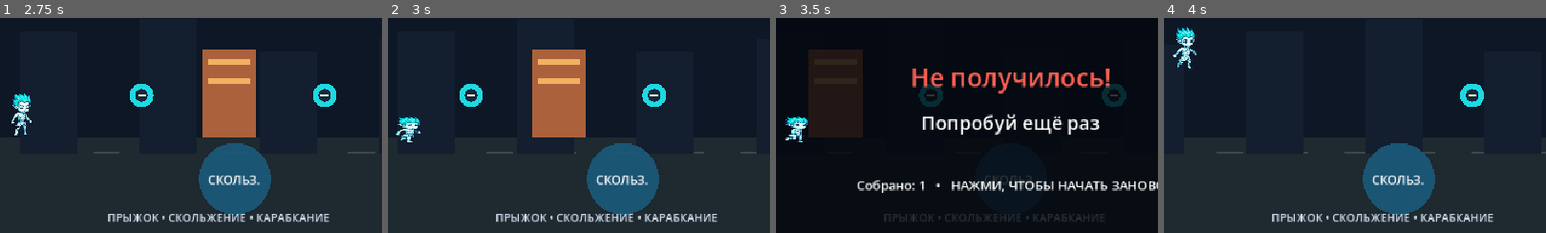
Above: before the commit, frames 1-4 (left to right).
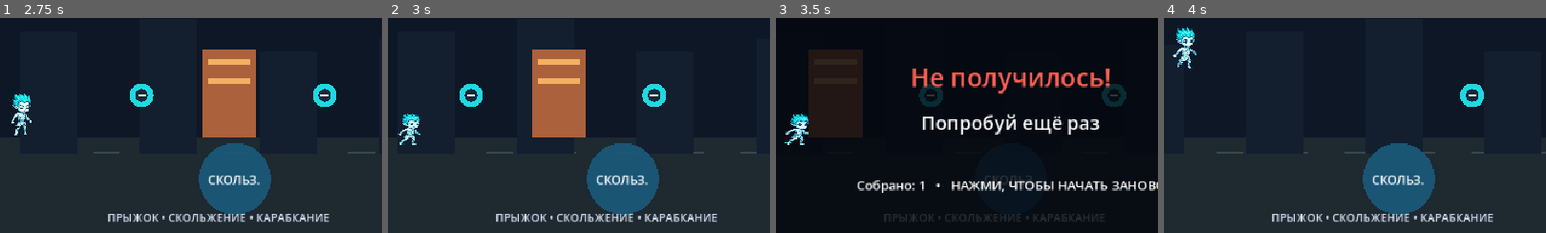
Above: after the commit, the same moments.

Repository: starden-opsv/Parkour
Game: Godot game, scene res://main.tscn
Same seed, same stepped clock (60 frames per second), same inputs: the game is played once before the commit and once after it.
Inputs (mouse positions are % of the whole screen's width and height, from its top left):
- Up to frame 1 (2.75 s): click "Начать" at 0.5 s; tap Enter at 1.25, 2.1 s; move the mouse to (45, 70) at 1.27 s; hold Up from 1.28 s (still down); tap R at 1.35 s; click (45, 70) at 1.42 s; tap Space at 1.52, 2.27 s; move the mouse to (80, 65) at 2.02 s
- Up to frame 2 (3 s): move the mouse to (20, 35) at 2.77 s; release Up at 2.78 s; hold Down from 2.78 s (still down); tap C at 2.85 s
- Up to frame 3 (3.5 s): keep holding Down
- Up to frame 4 (4 s): keep holding Down; move the mouse to (55, 50) at 3.52 s; tap E at 3.6 s; click (55, 50) at 3.67 s; tap Space at 3.77 s
The pictures show only the part of the screen within x 19-69%, y 50-100%; the shares and areas given below are measured in that part.

Frame 1 is identical in both runs. In frame 2, 0.5% of the frame differs, in the area x 2-9%, y 44-60%; in frame 3, 0.5%; in frame 4, nothing differs.

Commit message:
Improve climb traversal and crouching slide animation

Diff:
--- a/level_1.gd
+++ b/level_1.gd
@@ -5,7 +5,7 @@
 const GRAVITY := 1150.0
 const JUMP_SPEED := -520.0
 const SLIDE_DURATION := 0.78
-const CLIMB_DURATION := 0.68
+const CLIMB_DURATION := 0.82
 const CLIMB_RANGE := 105.0
 const LEVEL_LENGTH := 3300.0
 const PLAYER_X_RATIO := 0.22
@@ -97,7 +97,7 @@
 
 	if climb_timer > 0.0:
 		climb_timer = maxf(0.0, climb_timer - delta)
-		world_x += RUN_SPEED * delta
+		world_x += RUN_SPEED * 1.6 * delta
 		var climb_progress := 1.0 - climb_timer / CLIMB_DURATION
 		player_vy = 0.0
 		player_y = _ground_y() - PLAYER_HEIGHT - sin(climb_progress * PI) * 135.0
@@ -353,11 +353,11 @@
 		return
 	var player_rect := _player_rect()
 	player_sprite.position = Vector2(player_rect.position.x + player_rect.size.x * 0.5, player_rect.end.y - (12.0 if slide_timer > 0.0 else 31.0))
-	player_sprite.scale = Vector2(0.58, 0.30) if slide_timer > 0.0 else Vector2(0.48, 0.48)
+	player_sprite.scale = Vector2(0.48, 0.36) if slide_timer > 0.0 else Vector2(0.48, 0.48)
 	player_sprite.visible = true
 	var next_animation := "run"
 	if slide_timer > 0.0:
-		next_animation = "run"
+		next_animation = "dash"
 	elif not on_ground:
 		if player_vy > 120.0:
 			next_animation = "fall"
